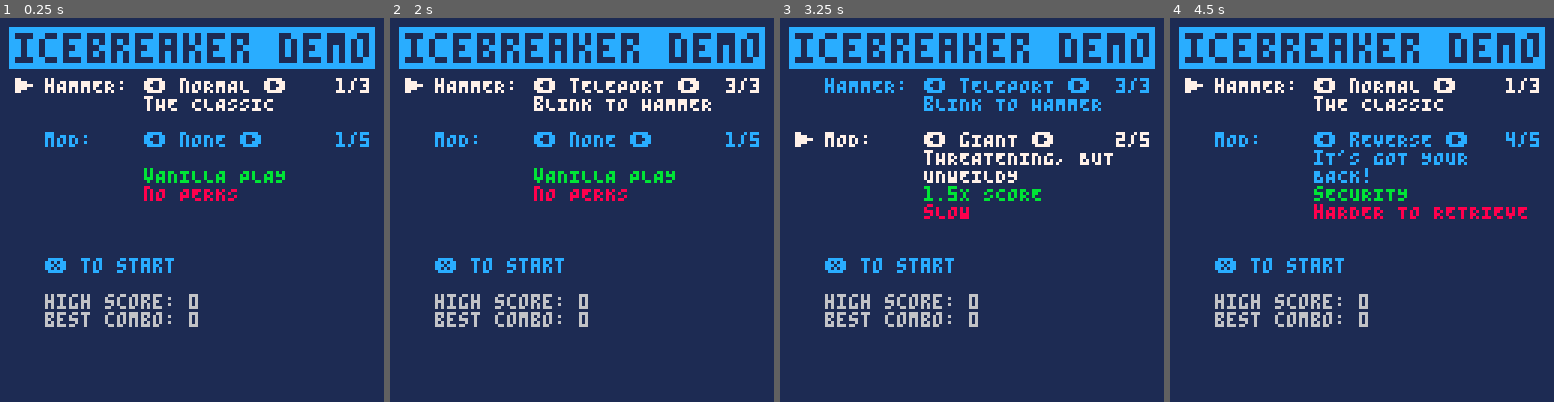
Above: before the commit, frames 1-4 (left to right).
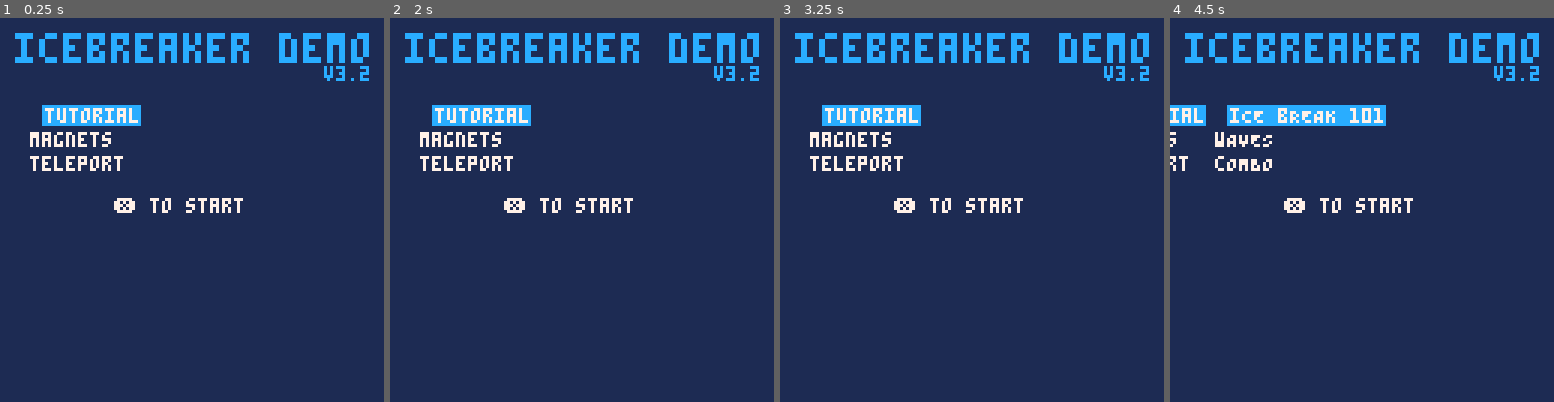
Above: after the commit, the same moments.

Repository: wsasaki01/icebreaker
Game: PICO-8 cartridge p3/icebreaker-p3.p8
Same seed, same stepped clock (60 frames per second), same inputs: the game is played once before the commit and once after it.
Inputs (mouse positions are in pixels of both pictures, inside the frame that each line leads up to):
- Up to frame 1 (0.25 s): no input
- Up to frame 2 (2 s): tap O (Z key) at 0.33, 0.7, 1.43 s; click (459, 121) at 0.67 s; tap X (X key) at 1.07 s; click (520, 267) at 1.22 s; click (585, 114) at 1.77 s; hold Left from 1.97 s (still down)
- Up to frame 3 (3.25 s): tap X (X key) every 0.33 s from 2.07 to 3.07 s; tap O (Z key) at 2.22, 3.1 s; click (1037, 259) at 2.32 s; release Left at 2.37 s; hold Down 2.42-2.82 s; click (1102, 106) at 2.87 s; hold Right from 2.87 s (still down)
- Up to frame 4 (4.5 s): tap X (X key) every 0.33 s from 3.4 to 4.4 s; click (1254, 256) at 3.42 s; release Right at 3.53 s; hold Up 3.58-4.08 s; click (1315, 102) at 3.97 s; tap O (Z key) at 3.98 s; hold Right from 4.13 s (still down)

The runs differ from the first frame. In frame 1, 18% of the frame differs, in the area x 2-98%, y 2-81%; in frame 2, 19%; in frame 3, 19%; in frame 4, 20%, in the area x 0-98%, y 2-81%.

Commit message:
Update menu selection

Diff:
--- a/p3/draw.lua
+++ b/p3/draw.lua
@@ -1,7 +1,38 @@
 function _draw()
-    if menu then
+    if title then
         cls(1)
-        print("\^i\^t\^wicebreaker demo", 5, 5, 12)
+        print("\^t\^wicebreaker demo", 5, 5, 12)
+        rprint("v3.2", 124, 16, 12)
+
+        local cnt=-1
+        for t in all(level_tiles) do
+            cnt+=1
+            local text=t[1]
+            local x=select and -25 or 10
+            if (menu_c.pack==cnt+1) then
+                text="\#c"..text
+                x+=5
+            end
+            print(text, x, 30+8*cnt, 7)
+        end
+
+        if select then
+            local cnt=0
+            for lvl in all(level_tiles[menu_c.pack][2]) do
+                cnt+=1
+                local text=lvl
+                local x=15
+                if (menu_c.lvl==cnt) then
+                    text="\#c"..text
+                    x+=5
+                end
+                print(text, x, 30+8*(cnt-1), 7)
+            end
+        end
+
+        print("❎ to start", 38, 60)
+    elseif menu then
+        cls(1)
         print("\^w▶", 5, 20+18*(mc-1), 7)
         print("hAMMER:\t⬅️ "..h_types[menu_op.h_type].name.." ➡️", 15, 20, mc==1 and 7 or 12)
         print(menu_op.h_type.."/"..#h_types, 112, 20)
--- a/p3/init.lua
+++ b/p3/init.lua
@@ -6,7 +6,8 @@
 
     diff={x=0,y=0}
 
-    menu = true
+    title=true
+    menu = false
     play = false
     retry = false
     finished=false
@@ -50,6 +51,15 @@
         perk="fORESIGHT", disad=""}
     }
 
+    menu_c={pack=1,lvl=1}
+    select=false
+
+    level_tiles={
+        {"tutorial", {"iCE bREAK 101", "wAVES", "cOMBO"}},
+        {"magnets", {"aTTRACTION", "mODS", "rUSH"}},
+        {"teleport", {"bLINK", "sPLIT"}}
+    }
+
     p = {}
     h = {}
 
@@ -90,21 +100,22 @@
     o_stick = false
 end
 
-function get_lvl(i)
-    local levels = {
-        {
-            {1, {5, 3, 1}},
-            {2, {5, 3, 3}},
-            {3, {10, 3, 3}},
-            {5, {15, 10, 5}},
-            {5, {15, 10, 5}},
-            {6, {15, 10, 6}},
-            {7, {15, 5, 10}},
-            {9, {20, 8, 10}},
-            {10, {30, 10, 5}},
-            {10, {50, 10, 5}},
-            {10, {60, 20, 15}}
+function get_lvl(pack,lvl)
+    return {
+        { -- PACK 1
+            { -- 1-1
+                {1, {5, 3, 1}},
+                {2, {5, 3, 3}},
+                {3, {10, 3, 3}},
+                {5, {15, 10, 5}},
+                {5, {15, 10, 5}},
+                {6, {15, 10, 6}},
+                {7, {15, 5, 10}},
+                {9, {20, 8, 10}},
+                {10, {30, 10, 5}},
+                {10, {50, 10, 5}},
+                {10, {60, 20, 15}}
+            }
         }
     }
-    return levels[i]
 end
--- a/p3/setup.lua
+++ b/p3/setup.lua
@@ -4,7 +4,7 @@
 
     p = create_player(menu_op.h_type, menu_op.mod)
     h = create_weapon(menu_op.h_type, menu_op.mod)
-    cont = create_controller(get_lvl(1))
+    cont = create_controller(get_lvl()[1][1])
 
     particles={}
     float_scores={}
--- a/p3/update.lua
+++ b/p3/update.lua
@@ -1,5 +1,35 @@
 function _update()
-    if menu then
+    if title then
+        if btnp(5) then
+            select=true
+        end
+
+        if btnp(4) then
+            select=false
+        end
+
+        if btnp(2) then
+            if not select then
+                if menu_c.pack!=1 then
+                    menu_c.pack-=1
+                    menu_c.lvl=1
+                end
+            else
+                if (menu_c.lvl!=1) menu_c.lvl-=1
+            end
+        end
+
+        if btnp(3) then
+            if not select then
+                if menu_c.pack!=#level_tiles then
+                    menu_c.pack+=1
+                    menu_c.lvl=1
+                end
+            else
+                if (menu_c.lvl!=#level_tiles[menu_c.pack][2]) menu_c.lvl+=1
+            end
+        end
+    elseif menu then
         if btnp(0) then
             if mc==1 then
                 if menu_op.h_type != 1 then
